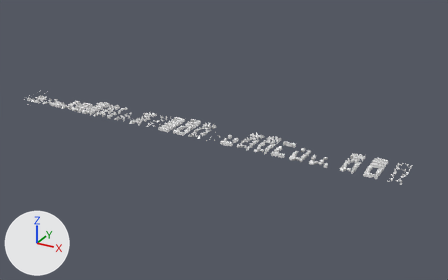
What one commit did to the glTF model blocks.glb.
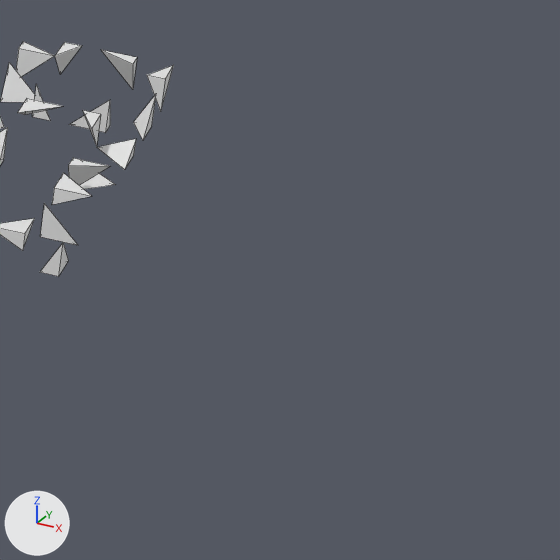
The first picture shows the older version from a 50 mm lens placed at (172.9, -159.1, 81.3), pointed at (81.1, 7.8, -2.1). The close-ups show both versions on the part from 88% to 100% of the width and 57% to 75% of the height of that picture; other places that the commit changed are outside them. Every picture has the same lights, and +X, +Y and +Z are marked at lower left. The close-ups show mesh edges as thin lines. Where no turn or scale is listed for an object, it has been applied to the vertices.

Names of what the first close-up shows: 'SlopedCornerTipBU', 'SlopedCornerTipDF', 'SlopedCornerTipFD', 'SlopedCornerTipRB', 'SlopedCornerTipRD', 'SlopedCornerTipRF', 'SlopedCornerTipUB'.
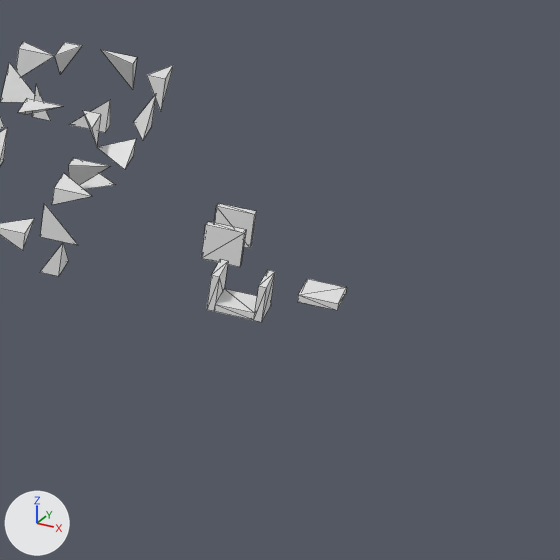
The change, as JSON lines over the scene's bpy script:
```json
{"op": "add", "block": "me_plane_008", "code": ["me_plane_008 = bpy.data.meshes.new('Plane.008')", "me_plane_008.from_pydata(...)  # a box spanning x -0.5..0.5, y -0.5..-0.3, z -0.5..0.5"]}
{"op": "add", "block": "me_plane_006", "code": ["me_plane_006 = bpy.data.meshes.new('Plane.006')", "me_plane_006.from_pydata(...)  # a box spanning x -0.5..0.5, y 0.3..0.5, z -0.5..0.5"]}
{"op": "add", "block": "me_plane_005", "code": ["me_plane_005 = bpy.data.meshes.new('Plane.005')", "me_plane_005.from_pydata(...)  # a box spanning x -0.5..0.5, y -0.5..0.5, z 0.3..0.5"]}
{"op": "add", "block": "me_plane_004", "code": ["me_plane_004 = bpy.data.meshes.new('Plane.004')", "me_plane_004.from_pydata(...)  # a box spanning x -0.5..-0.3, y -0.5..0.5, z -0.5..0.5"]}
{"op": "add", "block": "me_plane_003", "code": ["me_plane_003 = bpy.data.meshes.new('Plane.003')", "me_plane_003.from_pydata(...)  # a box spanning x -0.5..0.5, y -0.5..0.5, z -0.5..-0.3"]}
{"op": "add", "block": "me_plane", "code": ["me_plane = bpy.data.meshes.new('Plane')", "me_plane.from_pydata(...)  # a box spanning x 0.3..0.5, y -0.5..0.5, z -0.5..0.5"]}
{"op": "add", "block": "ob_panelld", "code": ["ob_panelld = bpy.data.objects.new('PanelLD', me_plane_008)", "ob_panelld.location = (145.5, 4.5, 0.5)"]}
{"op": "add", "block": "ob_panellu", "code": ["ob_panellu = bpy.data.objects.new('PanelLU', me_plane_006)", "ob_panellu.location = (145.5, 2.5, 0.5)"]}
{"op": "add", "block": "ob_panelfl", "code": ["ob_panelfl = bpy.data.objects.new('PanelFL', me_plane_005)", "ob_panelfl.location = (148.5, 0.5, 0.5)"]}
{"op": "add", "block": "ob_panelfd", "code": ["ob_panelfd = bpy.data.objects.new('PanelFD', me_plane_004)", "ob_panelfd.location = (147.5, 0.5, 0.5)"]}
{"op": "add", "block": "ob_panelfr", "code": ["ob_panelfr = bpy.data.objects.new('PanelFR', me_plane_003)", "ob_panelfr.location = (146.5, 0.5, 0.5)"]}
{"op": "add", "block": "ob_panelfu", "code": ["ob_panelfu = bpy.data.objects.new('PanelFU', me_plane)", "ob_panelfu.location = (145.5, 0.5, 0.5)"]}
```

Location of each change, (x1, y1, x2, y2) in pixels of the close-ups (560 x 560 px):
```json
{"object": "PanelLU", "change": "added", "after": [201, 221, 246, 267]}
{"object": "PanelFL", "change": "added", "after": [297, 279, 347, 310]}
{"object": "PanelLD", "change": "added", "after": [214, 203, 257, 248]}
{"object": "PanelFR", "change": "added", "after": [214, 289, 257, 320]}
{"object": "PanelFD", "change": "added", "after": [254, 270, 275, 322]}
{"object": "PanelFU", "change": "added", "after": [207, 259, 228, 311]}
```
